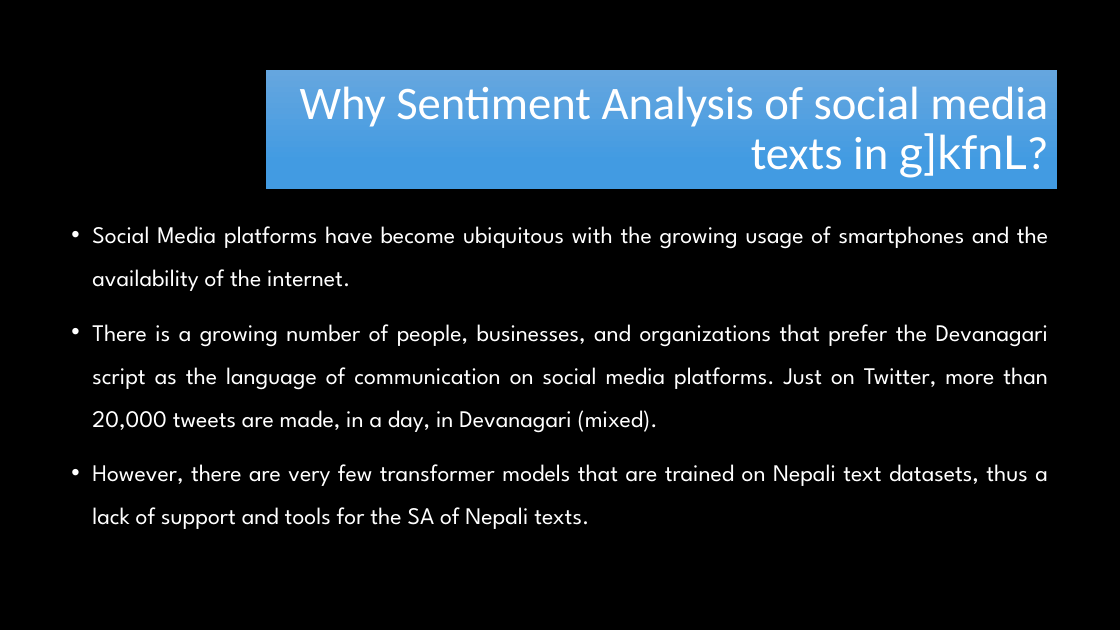
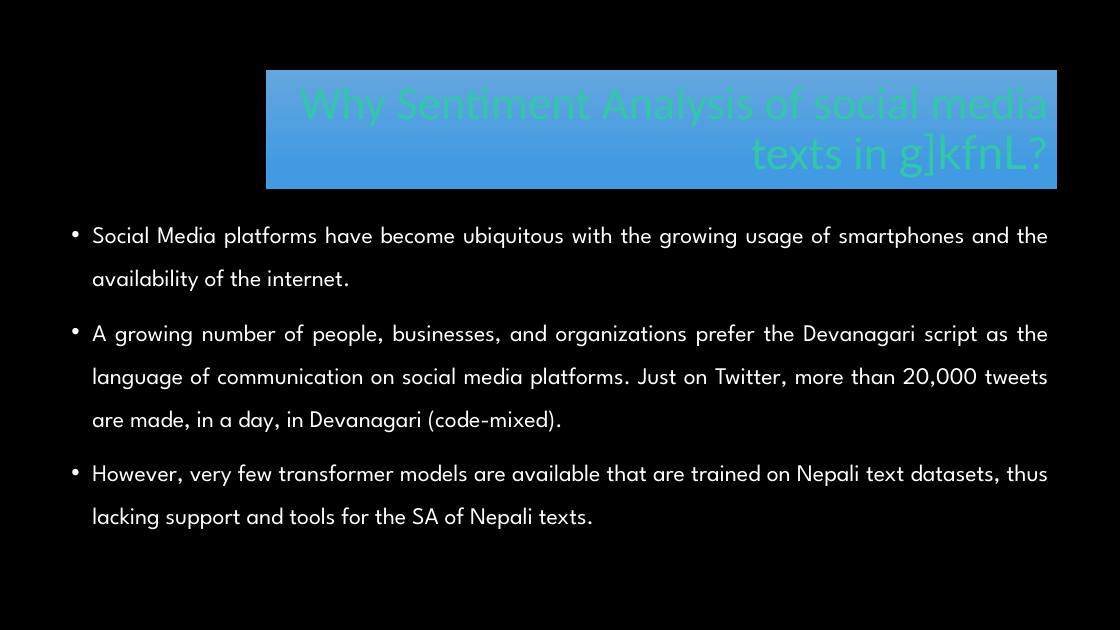
Before and after one commit to RayGone/Thesis, a slide deck: slide 3 of Proposal Defense Presentation.pptx. Drawn at 1120x630 pixels with LibreOffice and Linux fonts; fonts in the diff are those of the drawing; background and template pictures are left out. Boxes give left, top, right and bottom in pixels: in the first picture for what was removed or moved away, otherwise in the second. Text is boxed around its words. In the diff, an @@ line names an element or a change of style, - is before the commit and + after.

```diff
--- a/Proposal Defense Presentation.pptx
+++ b/Proposal Defense Presentation.pptx
@@ title "Why Sentiment Analysis of social ..." at (266, 71, 1058, 189): text colour #FFFFFF to #32C7A9, letter outline none to #26957F 0.75 pt @@
@@ text at (92, 324, 1048, 530): text changed @@
-• There is a growing number of people, businesses, and organizations that prefer the Devanagari script as the language of communication on social media platforms. Just on Twitter, more than 20,000 tweets are made, in a day, in Devanagari (mixed).
-• However, there are very few transformer models that are trained on Nepali text datasets, thus a lack of support and tools for the SA of Nepali texts.
+• A growing number of people, businesses, and organizations prefer the Devanagari script as the language of communication on social media platforms. Just on Twitter, more than 20,000 tweets are made, in a day, in Devanagari (code-mixed).
+• However, very few transformer models are available that are trained on Nepali text datasets, thus lacking support and tools for the SA of Nepali texts.
```
Also in this commit, not shown: 5 other slides changed, 13 slides added, 3 slides removed.
